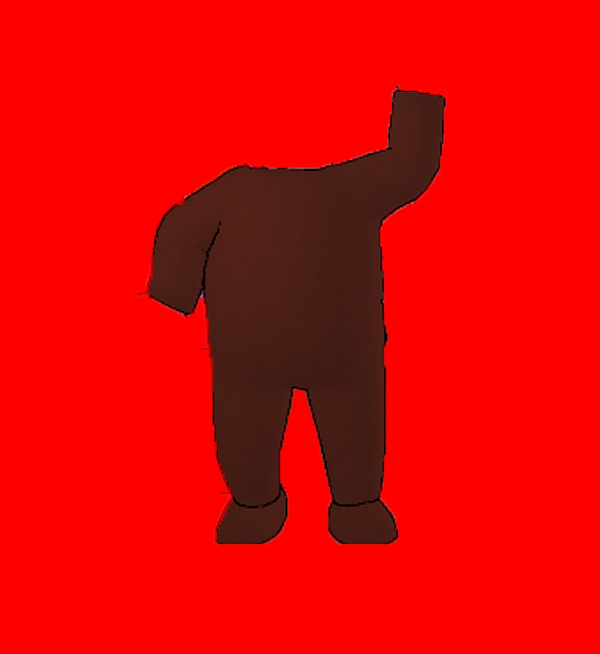
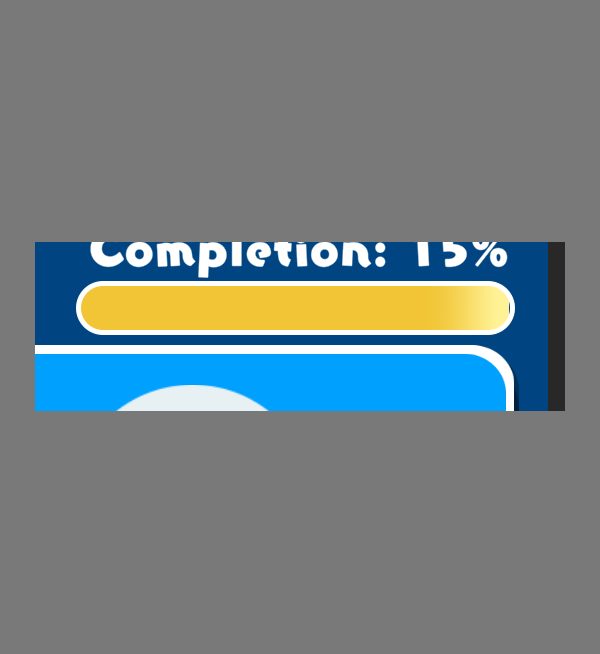
Comparing the layer stacks of the two (600, 654) images. Changes:
added layer "Rectangle 18" above "Layer 65" over [76, 281, 515, 335]
added layer "Layer 65" above "Layer 64" over [35, 242, 565, 411]
hid "Layer 64" over [135, 85, 447, 545]
hid "Layer 56" over [0, 0, 600, 654]